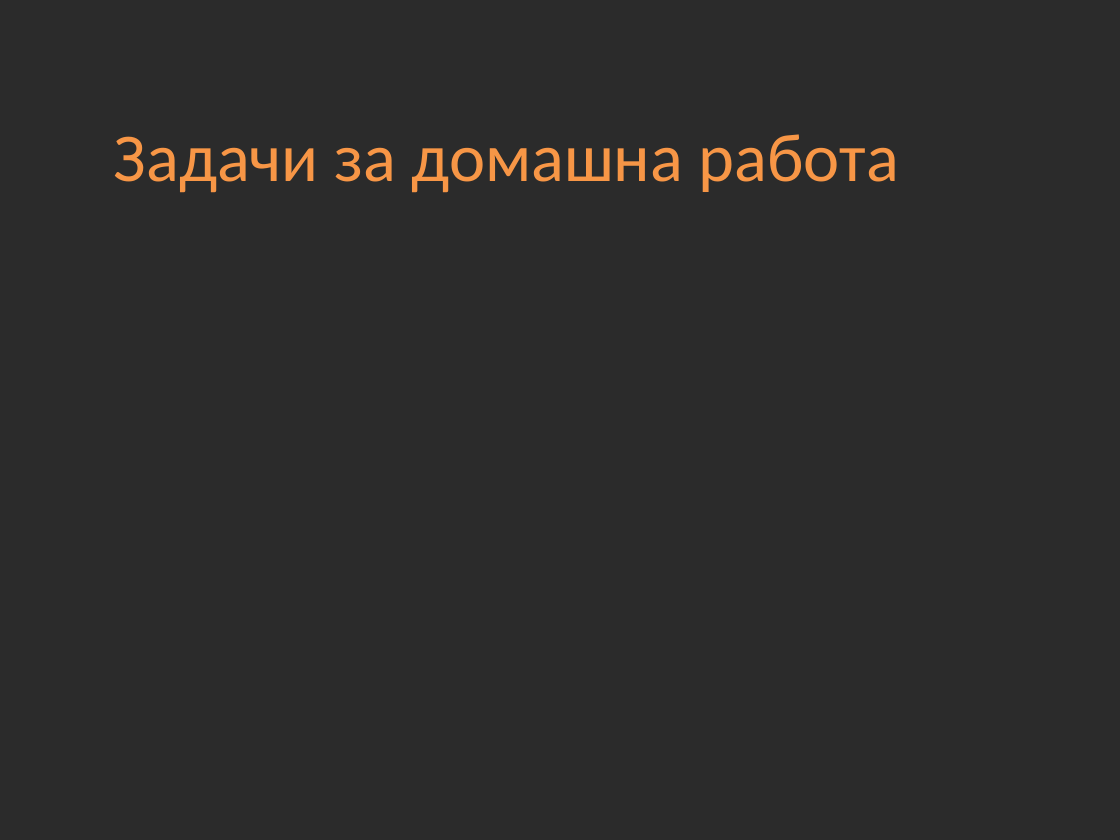
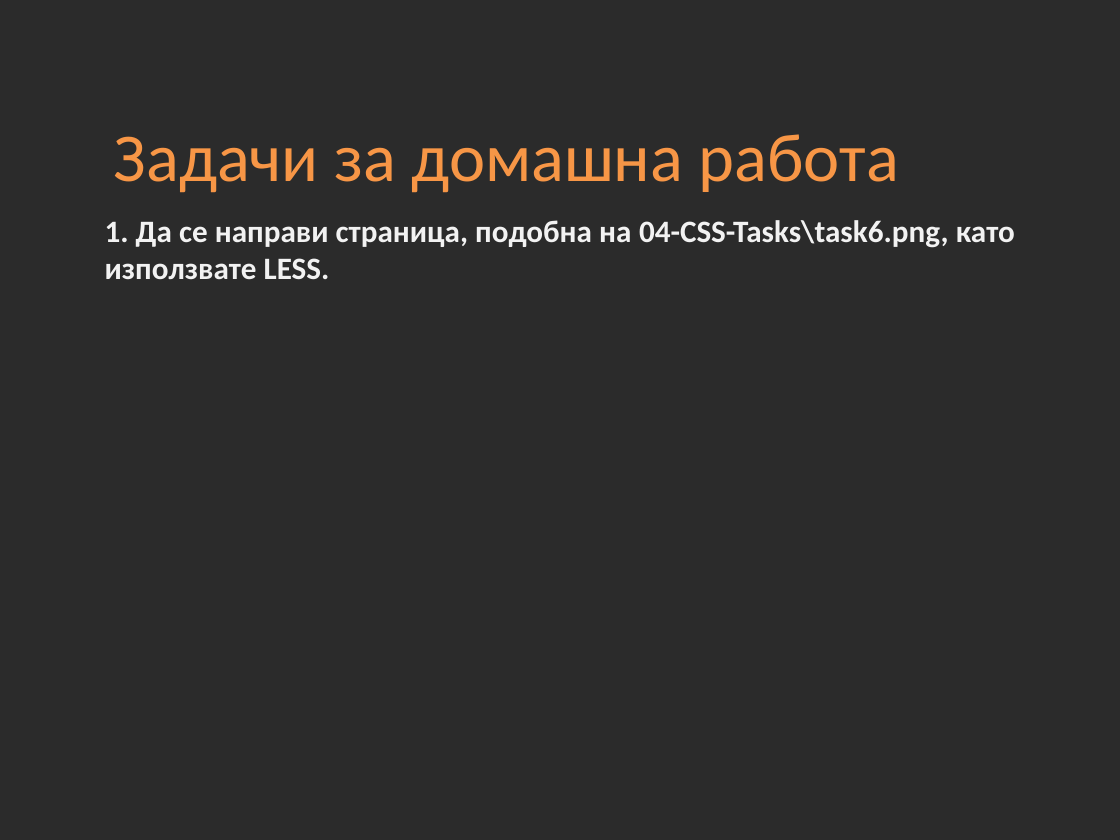
Before and after one commit to Academy-Soft-Intellect/Front-End-Course, a slide deck: slide 8 of 06-LESS.pptx. Drawn at 1120x840 pixels with LibreOffice and Linux fonts; fonts in the diff are those of the drawing; background and template pictures are left out; a plain dark background stands for a picture behind light text. Boxes give left, top, right and bottom in pixels: in the first picture for what was removed or moved away, otherwise in the second. Text is boxed around its words. In the diff, an @@ line names an element or a change of style, - is before the commit and + after.

```diff
--- a/06-LESS.pptx
+++ b/06-LESS.pptx
@@ text added at box(105, 220, 1015, 279), 20 pt, text #F2F2F2, bold @@
+1. Да се направи страница, подобна на 04-CSS-Tasks\task6.png, като използвате LESS.
```
Also in this commit, not shown: 14 other files.
